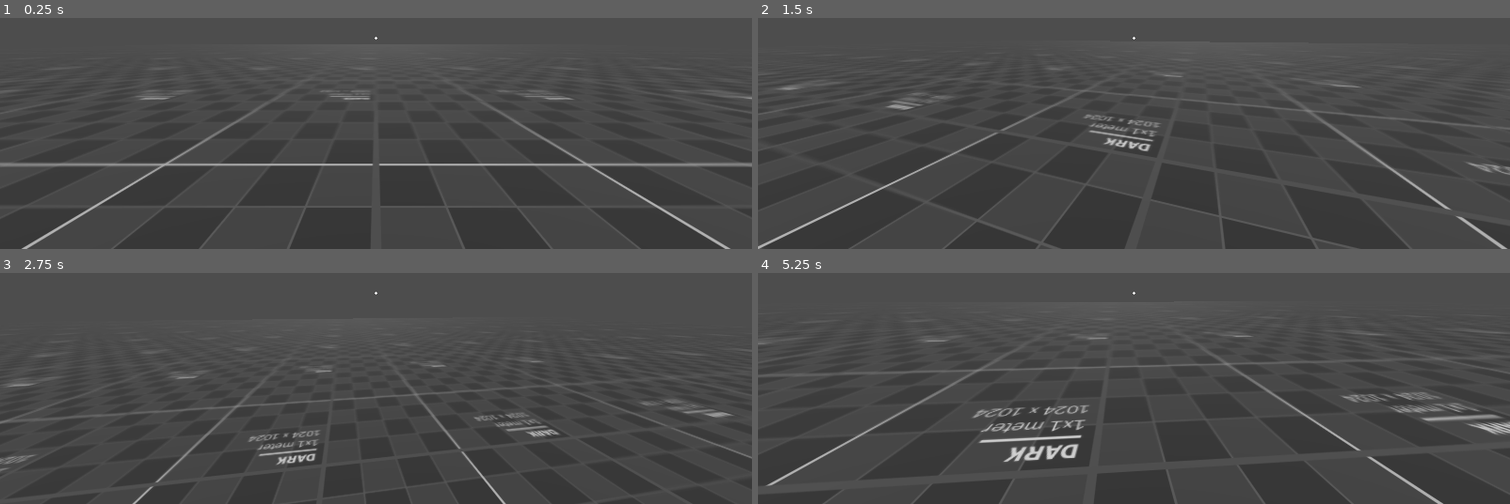
Above: before the commit, frames 1-4 (two rows, left to right).
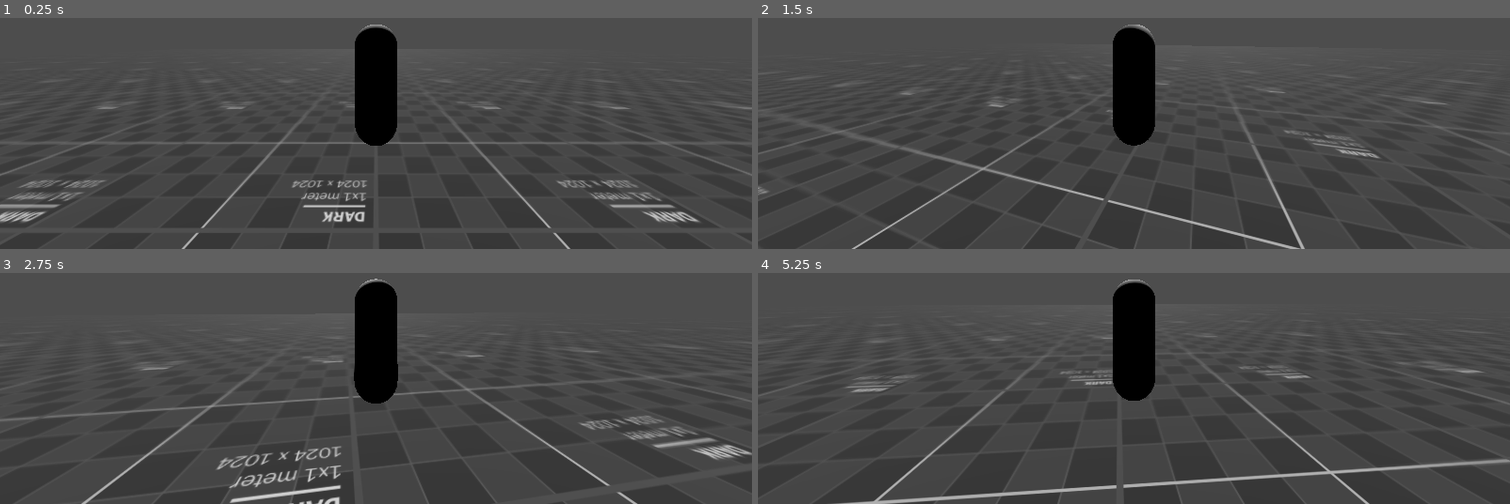
Above: after the commit, the same moments.

Repository: dairycultist/CityZoomer
Game: Godot game, scene res://level.tscn
The game is run twice, just before and just after one commit, with the same random seed, the same clock (stepped at 60 frames per second) and the same inputs.
Inputs (mouse positions are in pixels of both pictures, inside the frame that each line leads up to):
- Up to frame 1 (0.25 s): no input
- Up to frame 2 (1.5 s): move the mouse to (1171, 36) at 0.52 s; press the mouse at (1171, 36) at 0.53 s; hold W (walk_up) from 0.53 s (still down); tap Space (jump, bound only before the commit) at 0.77, 0.8, 1.07, 1.35 s; move the mouse to (1096, 38) at 1.27 s; release the mouse at (1096, 38) at 1.28 s
- Up to frame 3 (2.75 s): keep holding W (walk_up); tap Space (jump, bound only before the commit) at 1.52, 1.82, 2.3 s; click (338, 293) at 1.55 s; move the mouse to (391, 286) at 2.02 s; press the mouse at (391, 286) at 2.03 s
- Up to frame 4 (5.25 s): keep holding W (walk_up); move the mouse to (1126, 300) at 2.77 s; release the mouse at (1126, 300) at 2.78 s; click (1126, 300) at 2.85 s; tap Space (jump, bound only before the commit) at 3.02, 3.32, 4.52, 4.82 s; move the mouse to (1186, 298) at 3.52 s; hold Space (jump, bound only before the commit) 3.53-4.28 s; move the mouse to (1073, 289) at 4.27 s; click (1073, 289) at 4.35 s; move the mouse to (1141, 293) at 5.02 s; press the mouse at (1141, 293) at 5.03 s

The runs differ from the first frame. In frame 1, 8.8% of the frame differs, in the area x 0-100%, y 2-100%; in frame 2, 6.9%; in frame 3, 8.1%; in frame 4, 8.8%.

Commit message:
Boinga boinga

Diff:
--- a/player/player.gd
+++ b/player/player.gd
@@ -1,7 +1,9 @@
 extends CharacterBody3D
 
-@export var mouse_sensitivity := 0.3
+@export var mouse_sensitivity: float = 0.3
 var camera_pitch := 0.0
+
+@export var max_camera_distance: float = 3.0
 
 @export_group("Movement")
 @export var ground_accel: float      = 25
@@ -27,10 +29,6 @@
 	# gravity
 	velocity.y -= 25 * delta
 
-	# drag (only when not frame-perfect jumping)
-	if is_on_floor() and (not Input.is_action_pressed("jump") or Input.mouse_mode == Input.MOUSE_MODE_VISIBLE):
-		velocity = lerp(velocity, Vector3.ZERO, ground_friction * delta)
-
 	print(Vector2(velocity.x, velocity.z).length())
 
 	# movement
@@ -41,12 +39,21 @@
 			velocity = accelerate(delta, ground_accel if is_on_floor() else air_accel, direction, velocity)
 
 		# jumping
-		if is_on_floor() and Input.is_action_pressed("jump"):
+		if is_on_floor():
 			velocity.y = jump_speed
 			$HopSound.play()
 			$HopSound.pitch_scale = randf_range(0.9, 1.1)
 
 	move_and_slide()
+
+	# place camera
+	var query = PhysicsRayQueryParameters3D.create($CameraAnchor.global_position, $CameraAnchor.global_position + max_camera_distance * $CameraAnchor.global_transform.basis.z)
+	var result = get_world_3d().direct_space_state.intersect_ray(query)
+
+	if (result):
+		$CameraAnchor/Camera3D.global_position = result.position
+	else:
+		$CameraAnchor/Camera3D.global_position = $CameraAnchor.global_position + max_camera_distance * $CameraAnchor.global_transform.basis.z
 
 # https://adrianb.io/2015/02/14/bunnyhop.html
 func accelerate(delta: float, accel: float, inputDirection: Vector3, prevVelocity: Vector3) -> Vector3:
@@ -70,21 +77,13 @@
 			Input.set_mouse_mode(Input.MOUSE_MODE_CAPTURED)
 			$PauseMenu.visible = false
 
-	if event.is_action_pressed("interact"):
-
-		var query = PhysicsRayQueryParameters3D.create($Camera3D.global_position, $Camera3D.global_position - 30 * $Camera3D.global_transform.basis.z)
-		var result = get_world_3d().direct_space_state.intersect_ray(query)
-
-		if (result):
-			print(result)
-
 	if event is InputEventMouseMotion and Input.mouse_mode == Input.MOUSE_MODE_CAPTURED:
 
 		rotation.y += deg_to_rad(-event.relative.x * mouse_sensitivity)
 
 		camera_pitch = clampf(camera_pitch - event.relative.y * mouse_sensitivity, -90, 90)
 
-		$Camera3D.rotation.x = deg_to_rad(camera_pitch)
+		$CameraAnchor.rotation.x = deg_to_rad(camera_pitch)
 
 		# forward coherence (try to align velocity w/ facing direction when turning)
 		var forward          := Vector2(-transform.basis.z.x, -transform.basis.z.z).normalized()
--- a/player/player.tscn
+++ b/player/player.tscn
@@ -2,38 +2,29 @@
 
 [ext_resource type="Script" uid="uid://db4nmoieo5cus" path="res://player/player.gd" id="1_4flbx"]
 [ext_resource type="AudioStream" uid="uid://v3dpiw87ok7o" path="res://player/hop.wav" id="3_g1dw6"]
-[ext_resource type="Texture2D" uid="uid://o7fyxchiywpq" path="res://player/crosshair.png" id="11_tqiix"]
 
 [sub_resource type="CapsuleShape3D" id="CapsuleShape3D_mlf6e"]
-radius = 0.294356
+radius = 0.3
+height = 1.7
+
+[sub_resource type="CapsuleMesh" id="CapsuleMesh_g1dw6"]
+radius = 0.3
 height = 1.7
 
 [node name="Player" type="CharacterBody3D"]
 transform = Transform3D(-1, 0, -8.74228e-08, 0, 1, 0, 8.74228e-08, 0, -1, 0, 0, 0)
 script = ExtResource("1_4flbx")
 
-[node name="Camera3D" type="Camera3D" parent="."]
+[node name="CameraAnchor" type="Node3D" parent="."]
 transform = Transform3D(1, 0, 0, 0, 1, 0, 0, 0, 1, 0, 1.5, 0)
+
+[node name="Camera3D" type="Camera3D" parent="CameraAnchor"]
 cull_mask = 1
 fov = 90.0
 
 [node name="Collider" type="CollisionShape3D" parent="."]
 transform = Transform3D(1, 0, 0, 0, 1, 0, 0, 0, 1, 0, 0.85, 0)
 shape = SubResource("CapsuleShape3D_mlf6e")
-
-[node name="Crosshair" type="TextureRect" parent="."]
-anchors_preset = 8
-anchor_left = 0.5
-anchor_top = 0.5
-anchor_right = 0.5
-anchor_bottom = 0.5
-offset_left = -32.0
-offset_top = -32.0
-offset_right = 32.0
-offset_bottom = 32.0
-grow_horizontal = 2
-grow_vertical = 2
-texture = ExtResource("11_tqiix")
 
 [node name="PauseMenu" type="Control" parent="."]
 layout_mode = 3
@@ -62,3 +53,7 @@
 
 [node name="HopSound" type="AudioStreamPlayer" parent="."]
 stream = ExtResource("3_g1dw6")
+
+[node name="MeshInstance3D" type="MeshInstance3D" parent="."]
+transform = Transform3D(1, 0, 0, 0, 1, 0, 0, 0, 1, 0, 0.85, 0)
+mesh = SubResource("CapsuleMesh_g1dw6")
--- a/project.godot
+++ b/project.godot
@@ -28,11 +28,6 @@
 "events": [Object(InputEventKey,"resource_local_to_scene":false,"resource_name":"","device":-1,"window_id":0,"alt_press …(195 unchanged characters)…
 ]
 }
-jump={
-"deadzone": 0.2,
-"events": [Object(InputEventKey,"resource_local_to_scene":false,"resource_name":"","device":-1,"window_id":0,"alt_pressed":false,"shift_pressed":false,"ctrl_pressed":false,"meta_pressed":false,"pressed":false,"keycode":0,"physical_keycode":32,"key_label":0,"unicode":32,"location":0,"echo":false,"script":null)
-]
-}
 walk_left={
 "deadzone": 0.2,
 "events": [Object(InputEventKey,"resource_local_to_scene":false,"resource_name":"","device":-1,"window_id":0,"alt_press …(191 unchanged characters)…
@@ -53,7 +48,7 @@
 "events": [Object(InputEventKey,"resource_local_to_scene":false,"resource_name":"","device":-1,"window_id":0,"alt_press …(192 unchanged characters)…
 ]
 }
-interact={
+fire={
 "deadzone": 0.2,
 "events": [Object(InputEventMouseButton,"resource_local_to_scene":false,"resource_name":"","device":-1,"window_id":0,"a …(259 unchanged characters)…
 ]
Binary file removed: player/crosshair.png
Not shown, removed: player/crosshair.png.import
Not shown, changed: README.md
